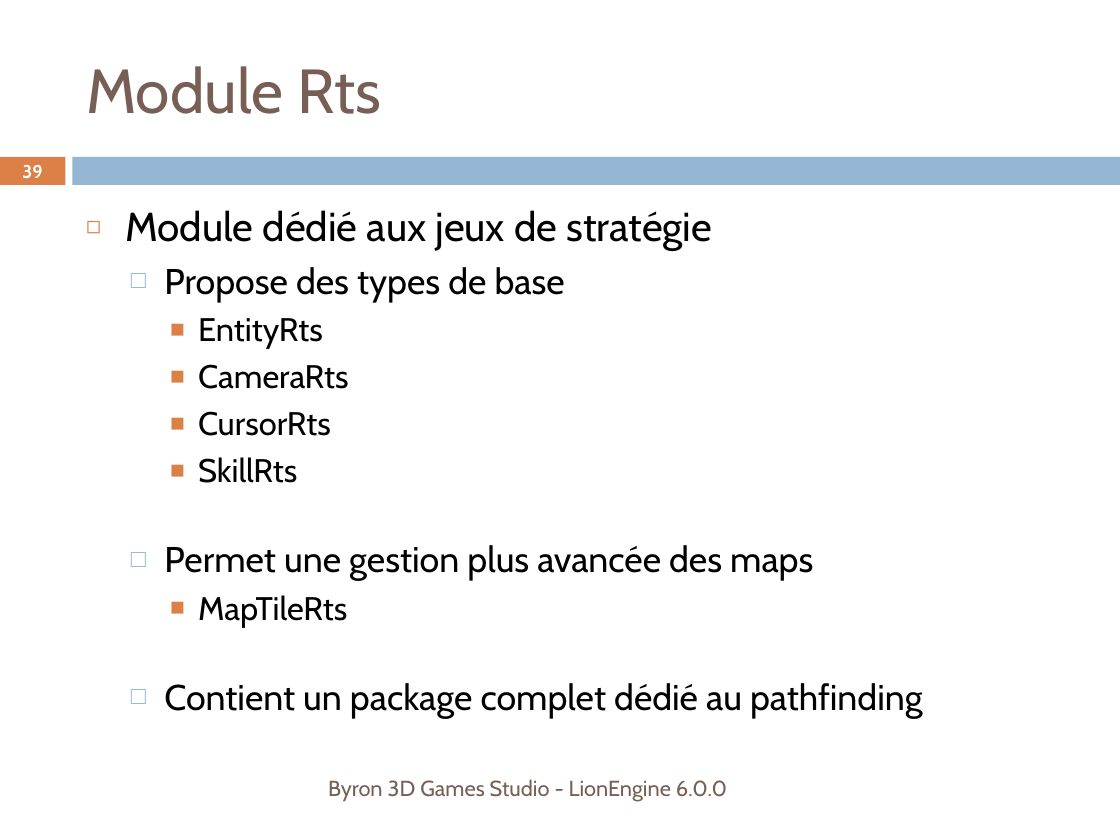
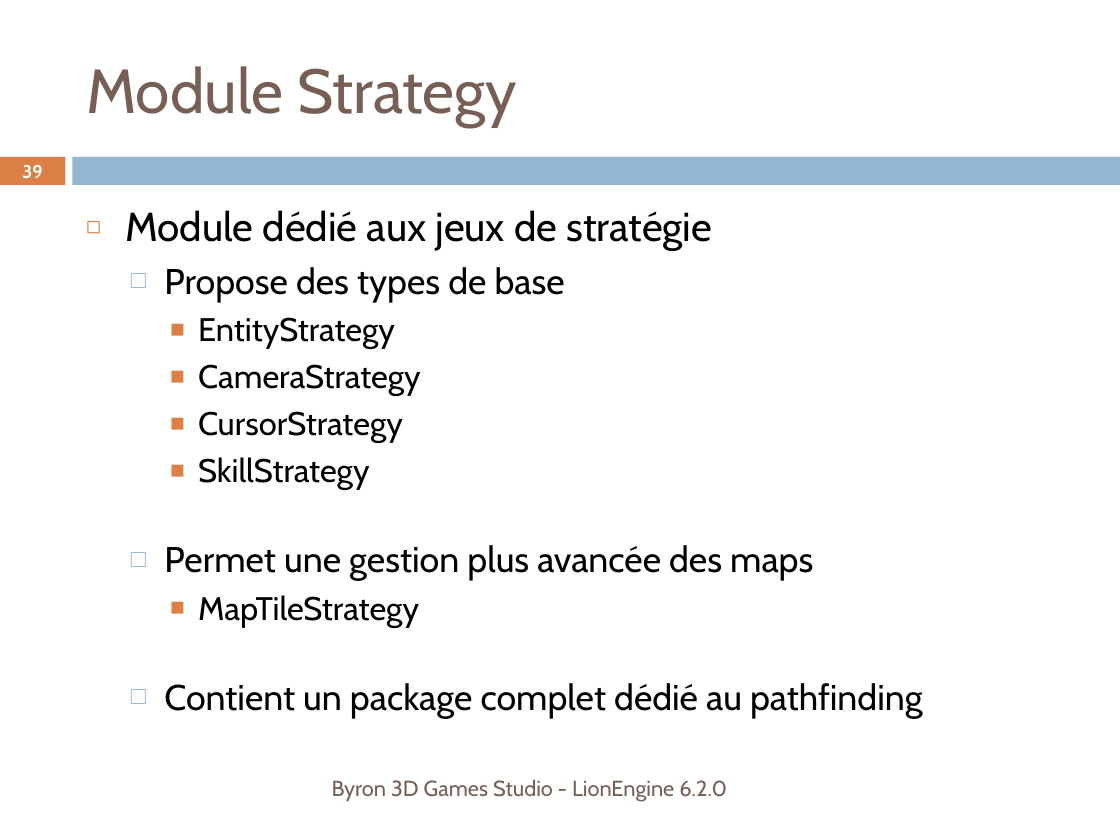
Before and after one commit to b3dgs/lionengine, a slide deck: slide 39 of doc/src/lionengine.pptx. Drawn at 1120x840 pixels with LibreOffice and Linux fonts; fonts in the diff are those of the drawing. Boxes give left, top, right and bottom in pixels: in the first picture for what was removed or moved away, otherwise in the second. Text is boxed around its words. In the diff, an @@ line names an element or a change of style, - is before the commit and + after.

```diff
--- a/doc/src/lionengine.pptx
+++ b/doc/src/lionengine.pptx
@@ title at <box>86,66,517,128</box>: text changed @@
-Module Rts
+Module Strategy
@@ text at <box>198,317,421,490</box>: text changed @@
-    ■ EntityRts
-    ■ CameraRts
-    ■ CursorRts
-    ■ SkillRts
+    ■ EntityStrategy
+    ■ CameraStrategy
+    ■ CursorStrategy
+    ■ SkillStrategy
@@ text at <box>198,595,419,628</box>: text changed @@
-    ■ MapTileRts
+    ■ MapTileStrategy
@@ text at <box>332,779,727,801</box>: text changed @@
-Byron 3D Games Studio - LionEngine 6.0.0
+Byron 3D Games Studio - LionEngine 6.2.0
```
Also in this commit, not shown: 48 other slides changed.
